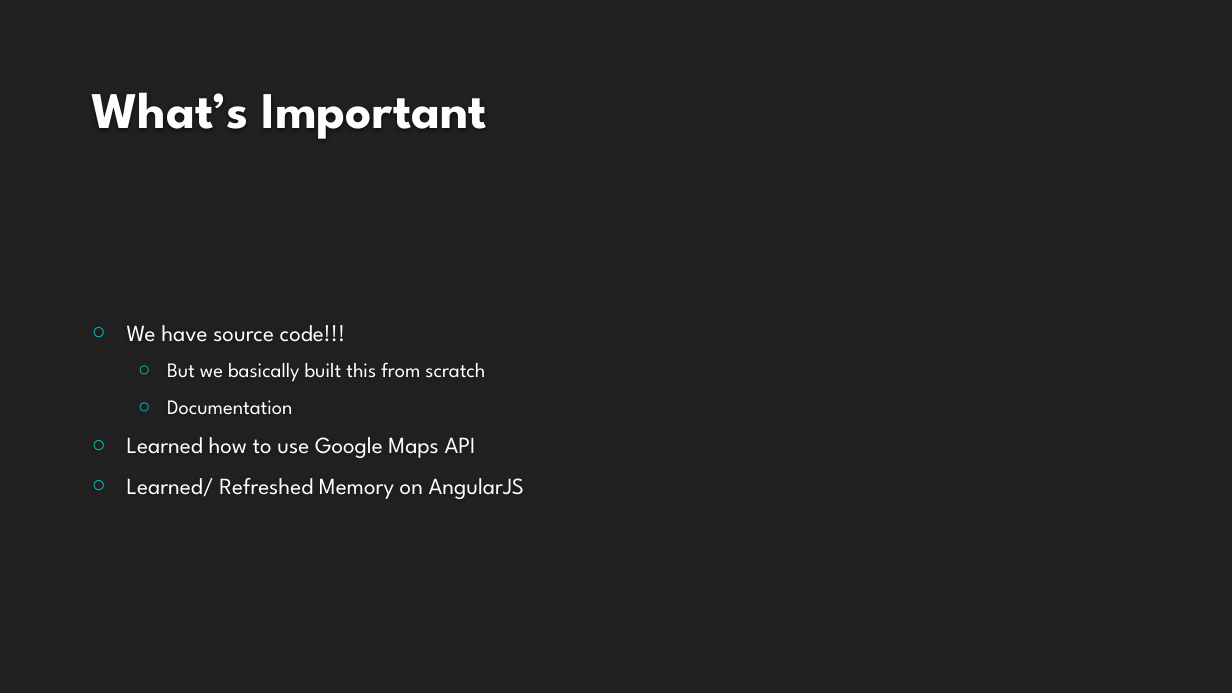
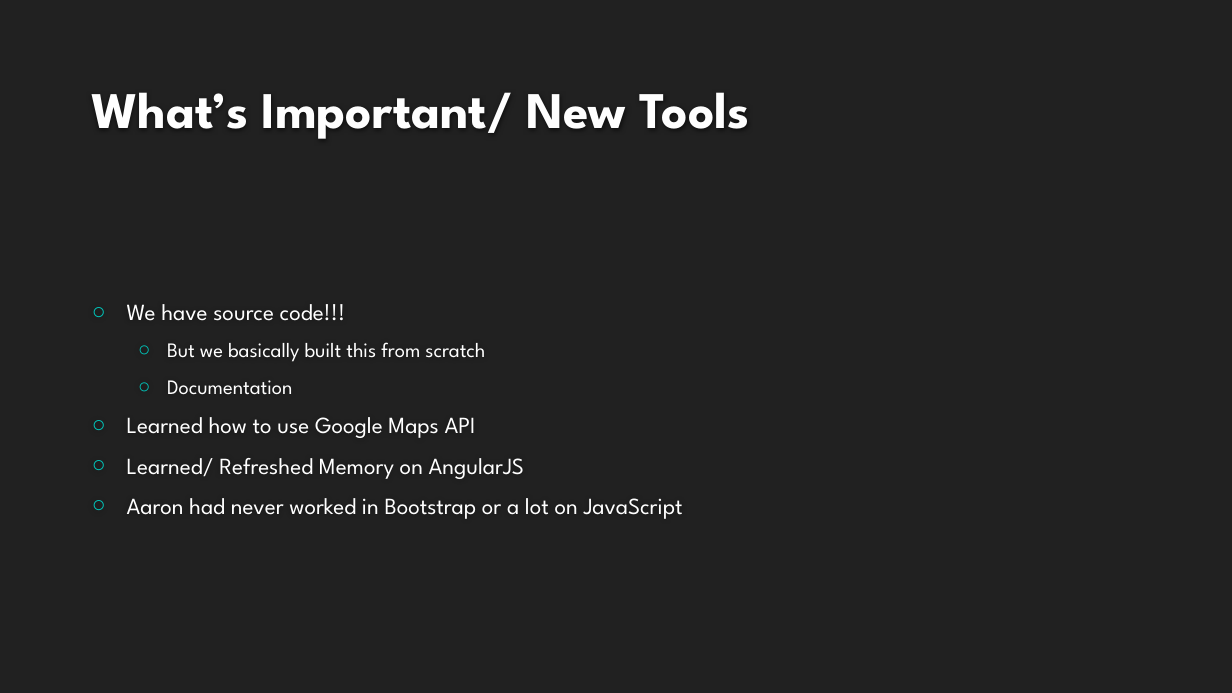
Before and after one commit to katchs2/campusmap, a slide deck: slide 3 of presentations/Campus Map Final Presentation.pptx. Drawn at 1232x693 pixels with LibreOffice and Linux fonts; fonts in the diff are those of the drawing; background and template pictures are left out. Boxes give left, top, right and bottom in pixels: in the first picture for what was removed or moved away, otherwise in the second. Text is boxed around its words. In the diff, an @@ line names an element or a change of style, - is before the commit and + after.

```diff
--- a/presentations/Campus Map Final Presentation.pptx
+++ b/presentations/Campus Map Final Presentation.pptx
@@ title at box(91, 92, 750, 139): text changed @@
-What’s Important
+What’s Important/ New Tools
@@ text at box(127, 304, 524, 479): less space between paragraphs @@
@@ text at box(127, 498, 683, 519): paragraph added @@
+○ Aaron had never worked in Bootstrap or a lot on JavaScript
```
Also in this commit, not shown: 7 other slides changed, 1 slide added, 1 other file.
